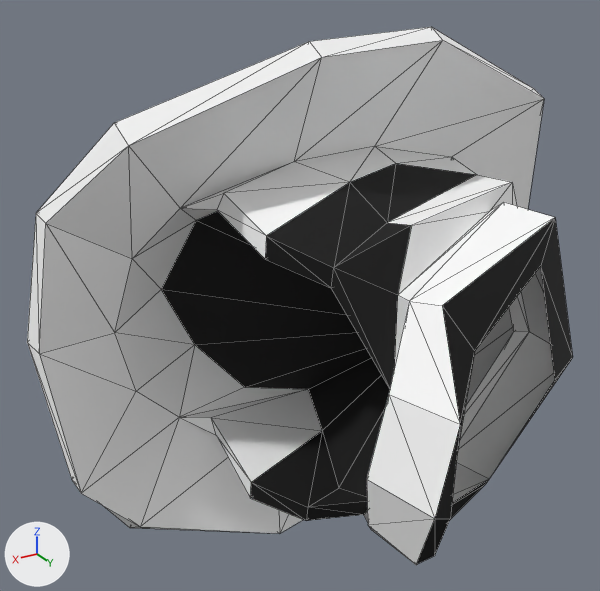
An edit to the glTF model client/public/models/parts/modular-fantasy-hero__SK_Chr_HeadCoverings_No_Hair_03.glb, drawn before and after from the same camera.
Before and after are seen from a 50 mm lens placed at (39.7, -101.4, 170.7), pointed at (4.7, -159.7, 141.6). Lighting does not change. The marker at lower left points along +X, +Y and +Z. The picture after the commit comes second. Mesh edges are drawn as thin lines. Where no turn or scale is listed for an object, it has been applied to the vertices. Vertices at exactly the same position are counted once.

Names of what the first picture shows: 'SK_Chr_HeadCoverings_No_Hair_03'.
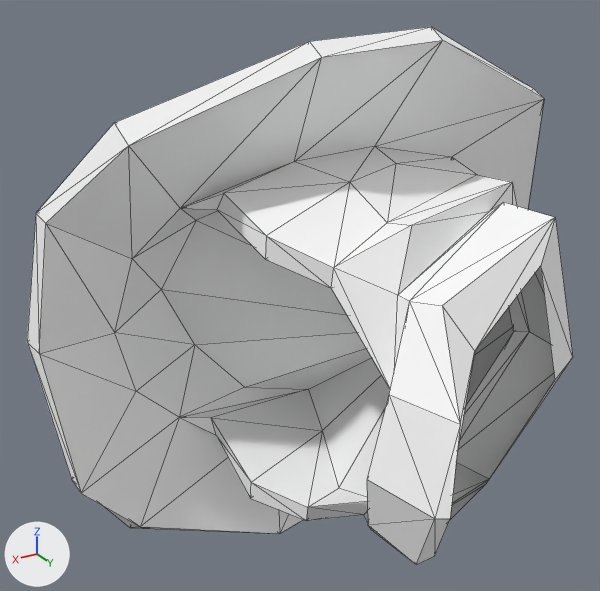
The change, as JSON lines over the scene's bpy script:
```json
{"block": "mat_character", "where": "n0 = _N.new('ShaderNodeBsdfPrincipled'); n0.name = 'Principled BSDF'"}
{"op": "add", "block": "mat_character", "code": "n0.inputs[0].default_value = (1.0, 1.0, 1.0, 1.0)  # 'Base Color', white #ffffff"}
{"op": "remove", "block": "mat_character", "code": "n2 = _N.new('ShaderNodeVertexColor'); n2.name = 'Color Attribute'"}
{"op": "remove", "block": "mat_character", "code": "_L.new(n2.outputs[0], n0.inputs[0])  # 'Color' to 'Base Color'"}
{"block": "me_mesh_0", "where": "me_mesh_0.from_pydata(...)  # 127 vertices, 244 faces; spans x -25.5..27.4, y -179.4..-134.9, z -0.8..48.0"}
{"block": "me_mesh_0", "where": "# used by ob_sk_chr_headcoverings_no_hair_03; location = (0.0, 0.65, 116.03)"}
{"block": "me_mesh_0", "change": "me_mesh_0 part 1: vertex colours changed"}
```

Location of each change, [x1, y1, x2, y2] in pixels of the pictures (600 x 591 px):
```json
{"object": "SK_Chr_HeadCoverings_No_Hair_03", "change": "recoloured", "before": [88, 48, 573, 565], "after": [88, 48, 573, 565], "on screen": "lighter"}
```
